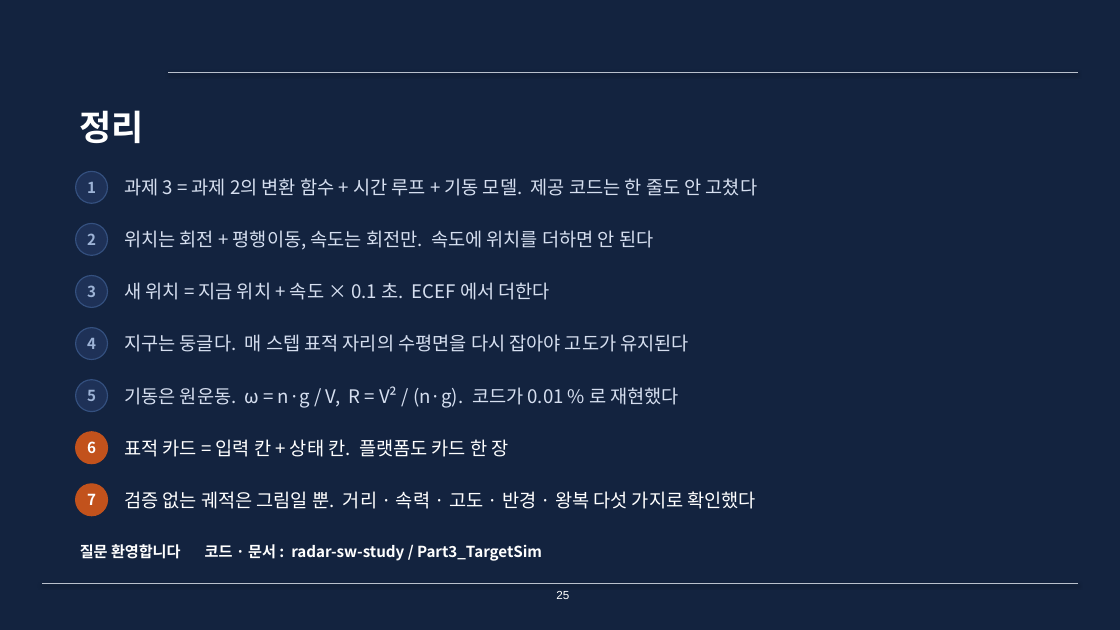
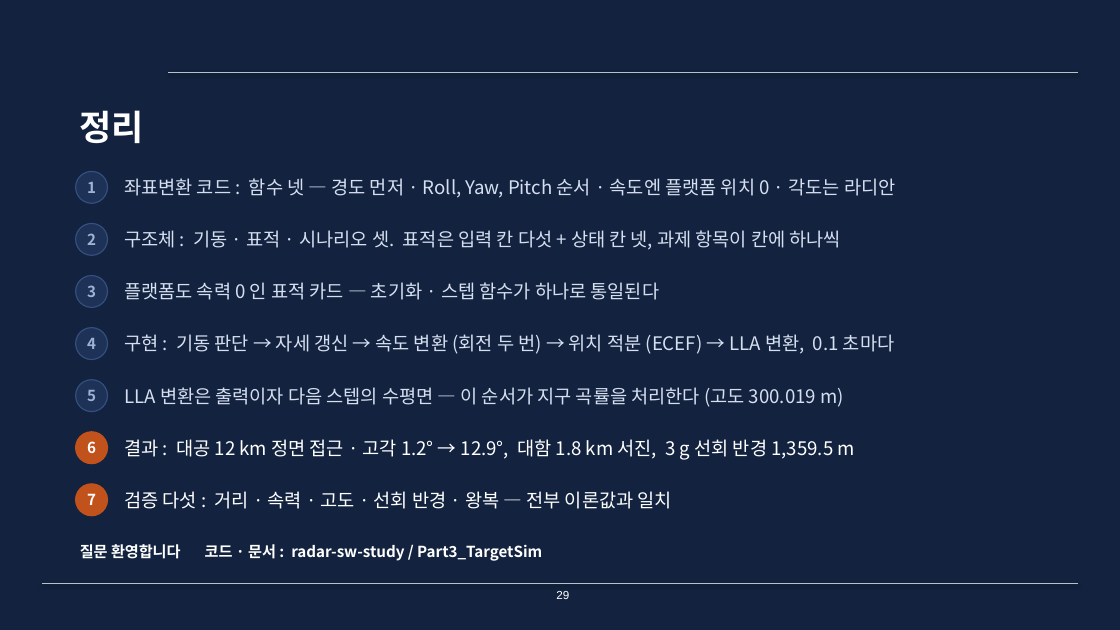
Before and after one commit to harley-hwan/radar-sw-study, a slide deck: slide 29 of Part3_TargetSim/ref/산출물/Chapter3_target_simulation.pptx (slide 25 before the commit). Drawn at 1120x630 pixels with LibreOffice and Linux fonts; fonts in the diff are those of the drawing. Boxes give left, top, right and bottom in pixels: in the first picture for what was removed or moved away, otherwise in the second. Text is boxed around its words. In the diff, an @@ line names an element or a change of style, - is before the commit and + after.

```diff
--- a/Part3_TargetSim/ref/산출물/Chapter3_target_simulation.pptx
+++ b/Part3_TargetSim/ref/산출물/Chapter3_target_simulation.pptx
@@ text at <box>124,178,895,198</box>: text changed @@
-과제 3 = 과제 2의 변환 함수 + 시간 루프 + 기동 모델. 제공 코드는 한 줄도 안 고쳤다
+좌표변환 코드 : 함수 넷 — 경도 먼저 · Roll, Yaw, Pitch 순서 · 속도엔 플랫폼 위치 0 · 각도는 라디안
@@ text at <box>124,230,841,250</box>: text changed @@
-위치는 회전 + 평행이동, 속도는 회전만. 속도에 위치를 더하면 안 된다
+구조체 : 기동 · 표적 · 시나리오 셋. 표적은 입력 칸 다섯 + 상태 칸 넷, 과제 항목이 칸에 하나씩
@@ text at <box>124,282,660,300</box>: text changed @@
-새 위치 = 지금 위치 + 속도 × 0.1 초. ECEF 에서 더한다
+플랫폼도 속력 0 인 표적 카드 — 초기화 · 스텝 함수가 하나로 통일된다
@@ text at <box>124,334,894,354</box>: text changed @@
-지구는 둥글다. 매 스텝 표적 자리의 수평면을 다시 잡아야 고도가 유지된다
+구현 : 기동 판단 → 자세 갱신 → 속도 변환 (회전 두 번) → 위치 적분 (ECEF) → LLA 변환, 0.1 초마다
@@ text at <box>124,387,844,407</box>: text changed @@
-기동은 원운동. ω = n·g / V, R = V² / (n·g). 코드가 0.01 % 로 재현했다
+LLA 변환은 출력이자 다음 스텝의 수평면 — 이 순서가 지구 곡률을 처리한다 (고도 300.019 m)
@@ text at <box>124,439,855,460</box>: text changed @@
-표적 카드 = 입력 칸 + 상태 칸. 플랫폼도 카드 한 장
+결과 : 대공 12 km 정면 접근 · 고각 1.2° → 12.9°, 대함 1.8 km 서진, 3 g 선회 반경 1,359.5 m
@@ text at <box>124,491,672,509</box>: text changed @@
-검증 없는 궤적은 그림일 뿐. 거리 · 속력 · 고도 · 반경 · 왕복 다섯 가지로 확인했다
+검증 다섯 : 거리 · 속력 · 고도 · 선회 반경 · 왕복 — 전부 이론값과 일치
```
Also in this commit, not shown: 19 other slides changed, 9 slides added, 7 slides removed, 9 other files.
